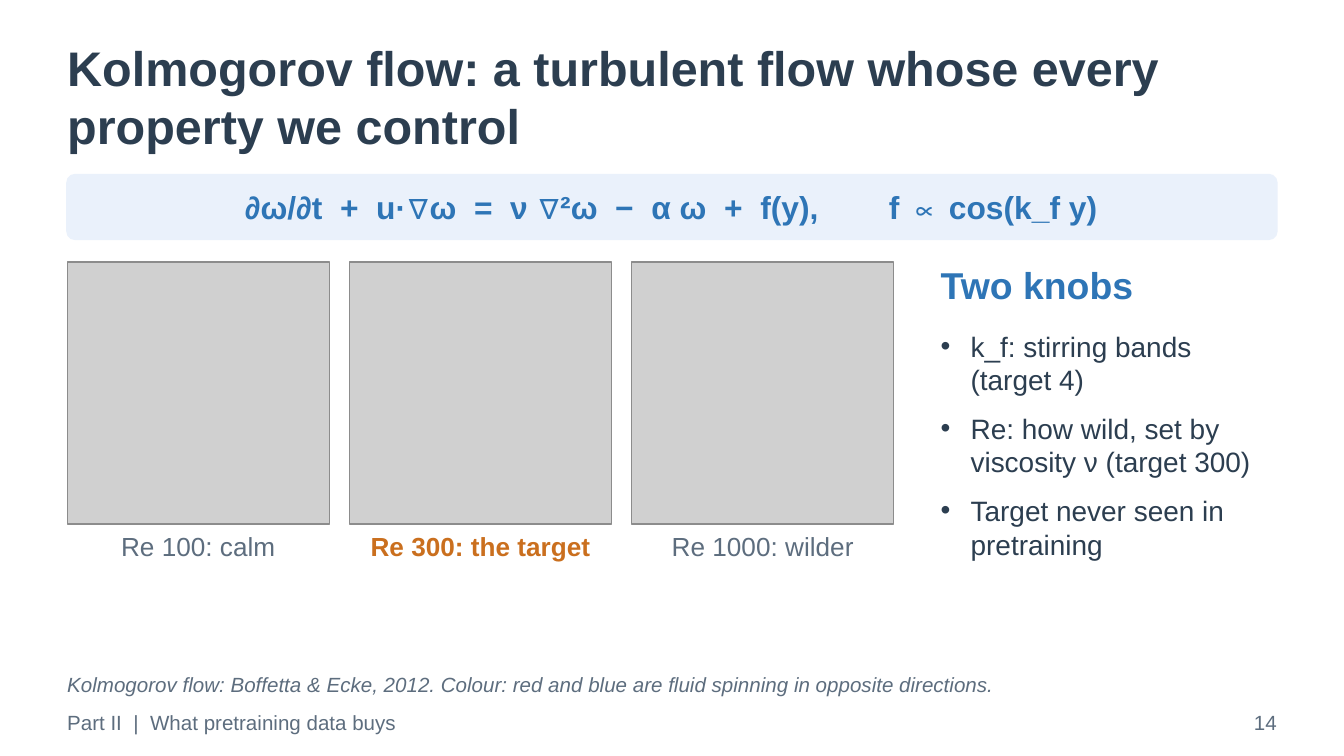
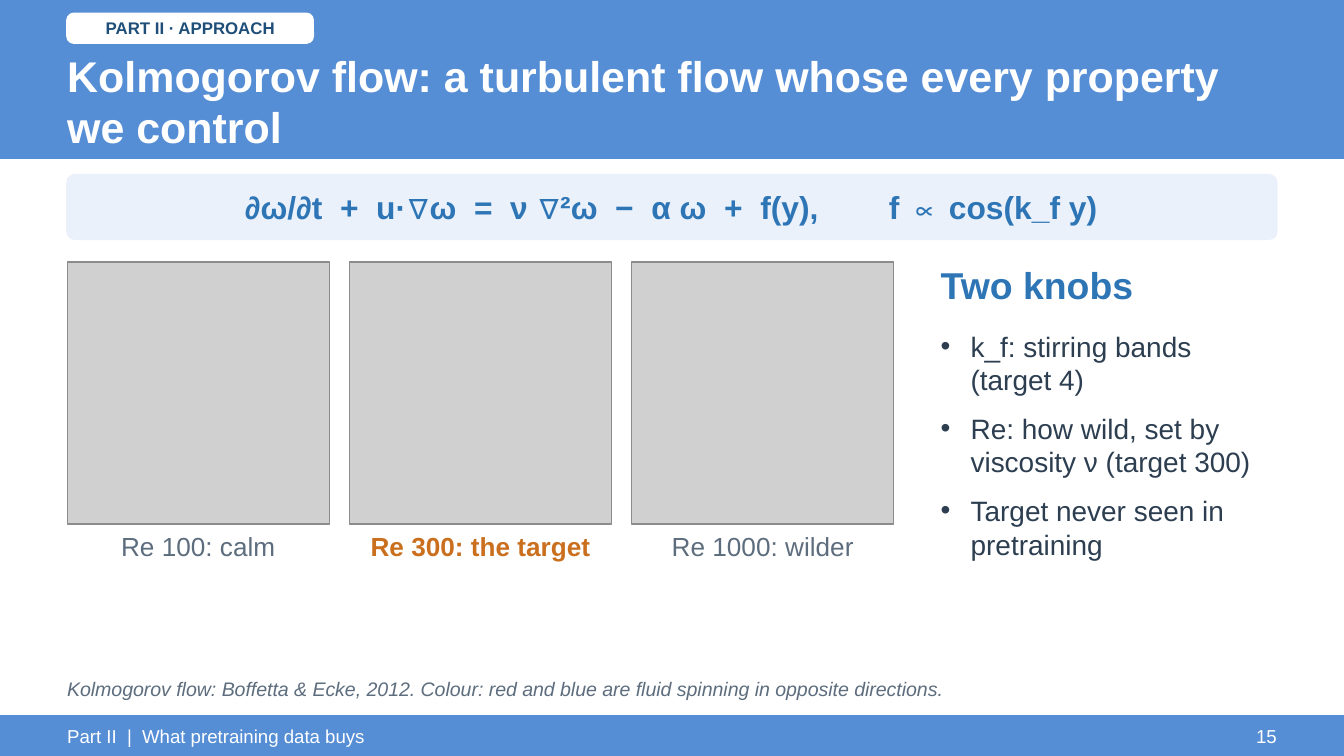
Before and after one commit to ARYAMANN7279/aurora-from-scratch-jax, a slide deck: slide 15 of UGP_Final/UGP_Final_Presentation.pptx (slide 14 before the commit). Drawn at 1344x756 pixels with LibreOffice and Linux fonts; fonts in the diff are those of the drawing; grey boxes stand for pictures. Boxes give left, top, right and bottom in pixels: in the first picture for what was removed or moved away, otherwise in the second. Text is boxed around its words. In the diff, an @@ line names an element or a change of style, - is before the commit and + after.

Commit message:
UGP_Final: deck restyled to the UGP-I/II look (light-blue covers, blue header band), approach/finding tags on every slide, Part I and Part II summary slides; unused figures and their code removed

```diff
--- a/UGP_Final/UGP_Final_Presentation.pptx
+++ b/UGP_Final/UGP_Final_Presentation.pptx
@@ rectangle added at (x1=0, y1=0, x2=1344, y2=159), fill #558ED5, outline #558ED5 1 pt @@
@@ rounded rectangle added at (x1=67, y1=13, x2=313, y2=43), fill #FFFFFF, outline #FFFFFF 1 pt @@
@@ text added at (x1=106, y1=22, x2=274, y2=34), 9 pt, text #1F4E79, bold @@
+PART II · APPROACH
@@ text "Kolmogorov flow: a turbulent flow ..." moved from (x1=67, y1=51, x2=1159, y2=153) to (x1=67, y1=61, x2=1219, y2=144) @@
@@ text "Kolmogorov flow: a turbulent flow ..." at (x1=67, y1=61, x2=1219, y2=144): size 26 to 23 pt, text colour #2C3E50 to #FFFFFF; vertical alignment top to middle @@
@@ text "Kolmogorov flow: Boffetta & Ecke, ..." at (x1=67, y1=682, x2=943, y2=700): size 11 to 10.5 pt @@
@@ rectangle added at (x1=0, y1=716, x2=1344, y2=755), fill #558ED5, outline #558ED5 1 pt @@
@@ text removed at (x1=1254, y1=716, x2=1277, y2=730) @@
-14
@@ text "Part II | What pretraining ..." moved from (x1=67, y1=715, x2=395, y2=735) to (x1=67, y1=729, x2=364, y2=747) @@
@@ text "Part II | What pretraining ..." at (x1=67, y1=729, x2=364, y2=747): size 11 to 10 pt, text colour #5D6D7E to #FFFFFF @@
@@ text added at (x1=1256, y1=730, x2=1277, y2=743), 10 pt, text #FFFFFF @@
+15
```
Also in this commit, not shown: 37 other slides changed, 2 slides added, 15 other files.
